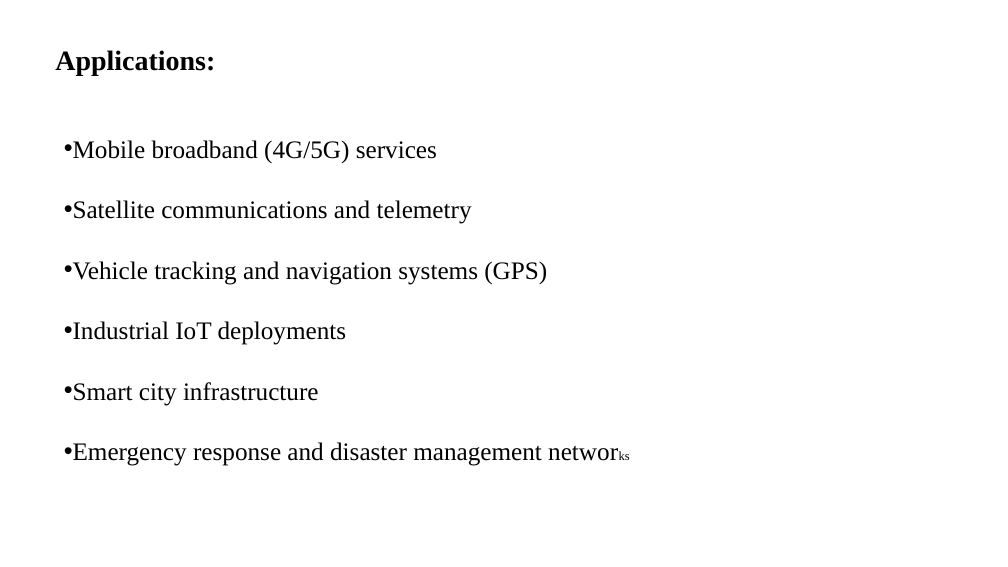
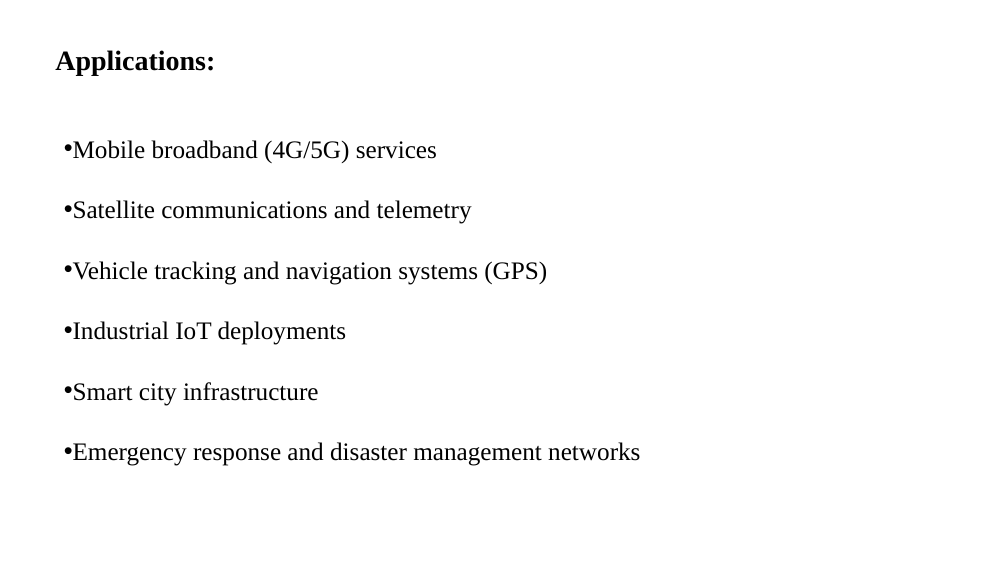
Before and after one commit to abida-ani/Wireless-and-mobile-communication, a slide deck: slide 6 of Presentation - Wireless Networks (1).pptx. Drawn at 1008x567 pixels with LibreOffice and Linux fonts; fonts in the diff are those of the drawing. Boxes give left, top, right and bottom in pixels: in the first picture for what was removed or moved away, otherwise in the second. Text is boxed around its words. In the diff, an @@ line names an element or a change of style, - is before the commit and + after.

```diff
--- a/Presentation - Wireless Networks (1).pptx
+++ b/Presentation - Wireless Networks (1).pptx
@@ text at [73,442,640,466]: size 18 to 36 pt in "networks" @@
```
